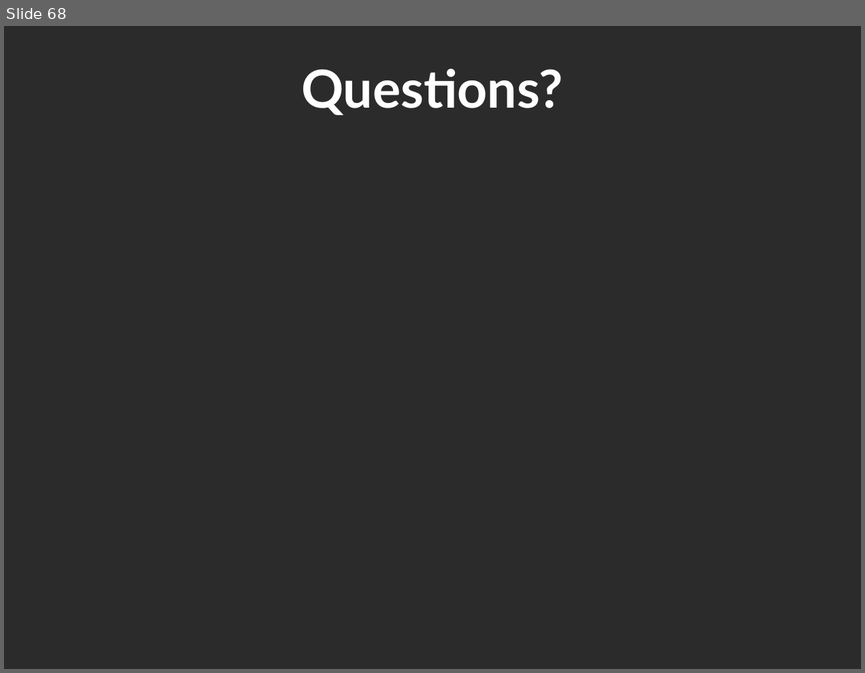
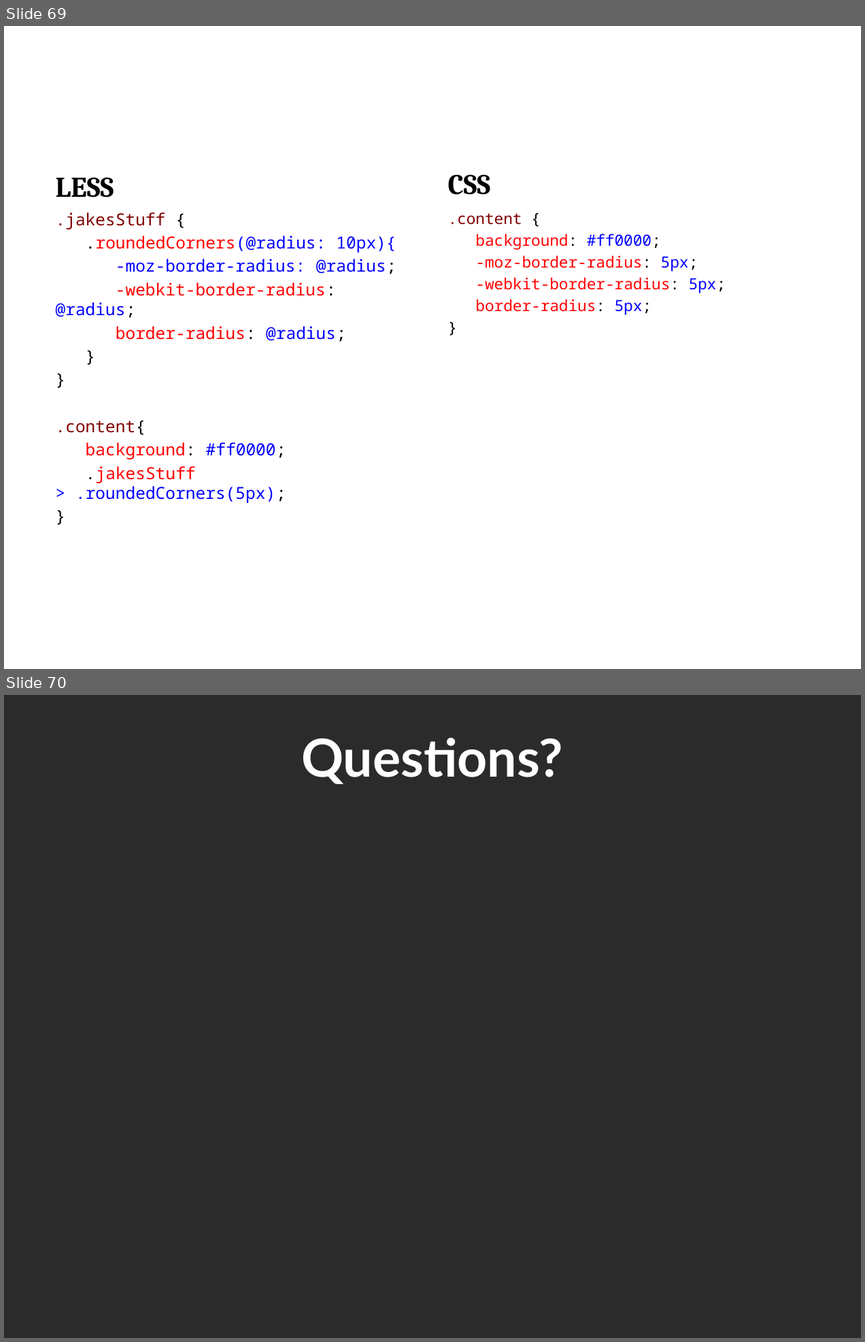
Before and after one commit to jacobladams/presentations, a slide deck: less-and-sass/Write LESS CSS and make it SASSier.pptx. Shown one above the other, each under a label of ours: slide 68 before the commit, slides 69 and 70 after it. The pictures are 865x673 and 865x1342 pixels, drawn with LibreOffice and Linux fonts; fonts in the diff are those of the drawing; background and template pictures are left out; a plain dark background stands for a picture behind light text. Boxes give left, top, right and bottom in pixels: in the first picture for what was removed or moved away, otherwise in the second. Text is boxed around its words. In the diff, an @@ line names an element or a change of style, - is before the commit and + after.

```diff
--- a/less-and-sass/Write LESS CSS and make it SASSier.pptx
+++ b/less-and-sass/Write LESS CSS and make it SASSier.pptx
@@ slide 69 added at bbox=[4, 26, 861, 669], background picture (left out) @@
@@ title added at bbox=[47, 33, 818, 140], 44 pt, text #FFFFFF, bold @@
+LESS - Namespaces
@@ text added at bbox=[56, 177, 114, 197], 24 pt, text #000000, bold @@
+LESS
@@ text added at bbox=[448, 174, 491, 195], 24 pt, text #000000, bold @@
+CSS
@@ text added at bbox=[56, 212, 396, 503], 14 pt, text #0000FF @@
+.jakesStuff {
+.roundedCorners(@radius: 10px){
+-moz-border-radius: @radius;
+-webkit-border-radius: @radius;
+border-radius: @radius;
+}
+}
+.content{
+background: #ff0000;
+.jakesStuff > .roundedCorners(5px);
+}
@@ text added at bbox=[448, 213, 725, 315], 13 pt, text #FF0000 @@
+.content {
+background: #ff0000;
+-moz-border-radius: 5px;
+-webkit-border-radius: 5px;
+border-radius: 5px;
+}
@@ what was slide 68 is now slide 70 @@
```
Also in this commit, not shown: 5 slides changed, 3 other slides added, 2 slides removed.
